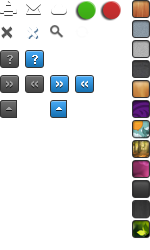
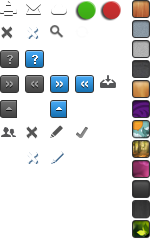
Layered file, before and after one edit (150x250). Changes by layer:
added layer "EditDone" above "Delete" over 76, 126, 88, 138
added layer "Delete" above "Edit" over 26, 126, 39, 164
added layer "Edit" above "Share" over 50, 125, 64, 164
added layer "Share" above "Inbox" over 1, 127, 16, 137
added layer "Inbox" above "Settings" over 100, 75, 116, 88
